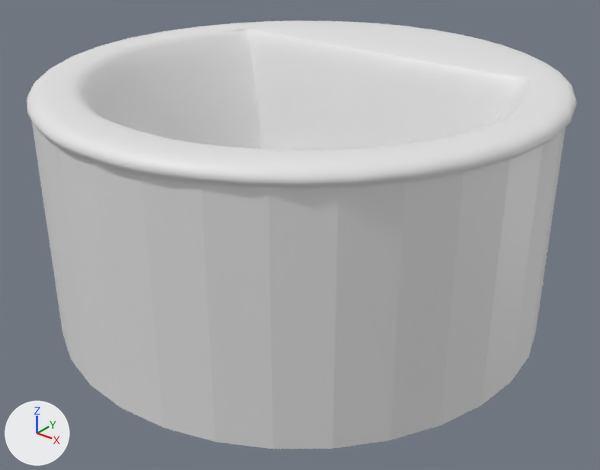
The Blender file Bathroom_Sinks/Bryant 2714.blend, before and after one commit.
Both versions are drawn from a 50 mm lens placed at (0.703, -0.82, 0.214), pointed at (0.253, -0.256, -0.136). Lighting does not change. The marker at lower left points along +X, +Y and +Z.

Script lines for the objects in view, before the commit:
```python
me_2714 = bpy.data.meshes.new('2714')
me_2714.from_pydata(...)  # 2914 vertices, 4780 faces; spans x 0.1..18.9, y -19.0..-0.1, z -7.0..0.8
me_2714.polygons.foreach_set('use_smooth', [True] * 4780)
me_2714.materials.append(None)
me_cylinder = bpy.data.meshes.new('Cylinder')
me_cylinder.from_pydata(...)  # 64 vertices, 32 faces; spans x 0.006..0.475, y -0.477..-0.008, z -0.214..0.01
ob_mesh_bryant_2714 = bpy.data.objects.new('MESH.Bryant 2714', me_2714)
ob_mesh_bryant_2714.parent = ob_bpassembly_bryant_2714
ob_mesh_bryant_2714.location = (0.0, 0.0, 0.0)
ob_mesh_bryant_2714.scale = (0.0254, 0.0254, 0.0254)
_m = ob_mesh_bryant_2714.modifiers.new('EdgeSplit', 'EDGE_SPLIT')
ob_mesh_bryant_2714_001 = bpy.data.objects.new('MESH.Bryant 2714.001', me_cylinder)
ob_mesh_bryant_2714_001.parent = ob_bpassembly_bryant_2714
ob_mesh_bryant_2714_001.location = (0.0, 0.0, 0.0)
```
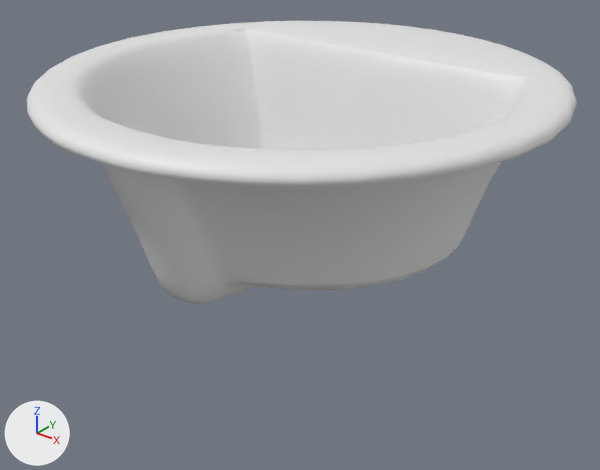
Boxes (x1, y1, x2, y2) around the edits, measured in the pictures (600 x 470 px):
'MESH.Bryant 2714.001', hidden
    before: (32, 122, 565, 449)

Diff of the bpy script that builds the scene:
```diff
--- a/Bathroom_Sinks/Bryant 2714.blend.py
+++ b/Bathroom_Sinks/Bryant 2714.blend.py
@@ ob_mesh_bryant_2714_001 @@
 ob_mesh_bryant_2714_001.location = (0.0, 0.0, 0.0)
+ob_mesh_bryant_2714_001.hide_viewport = True
```
